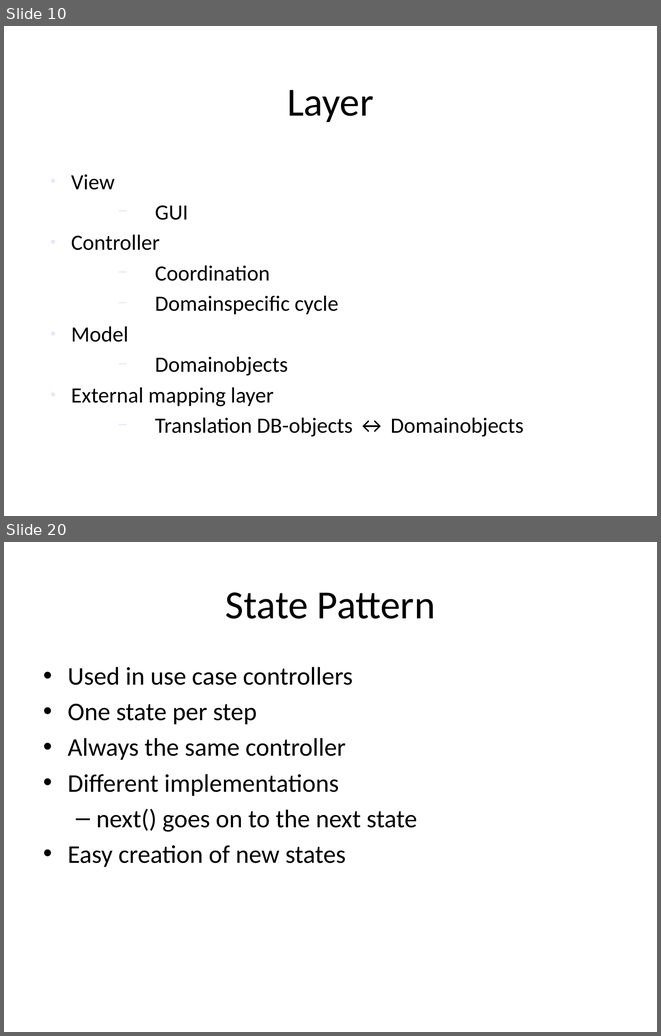
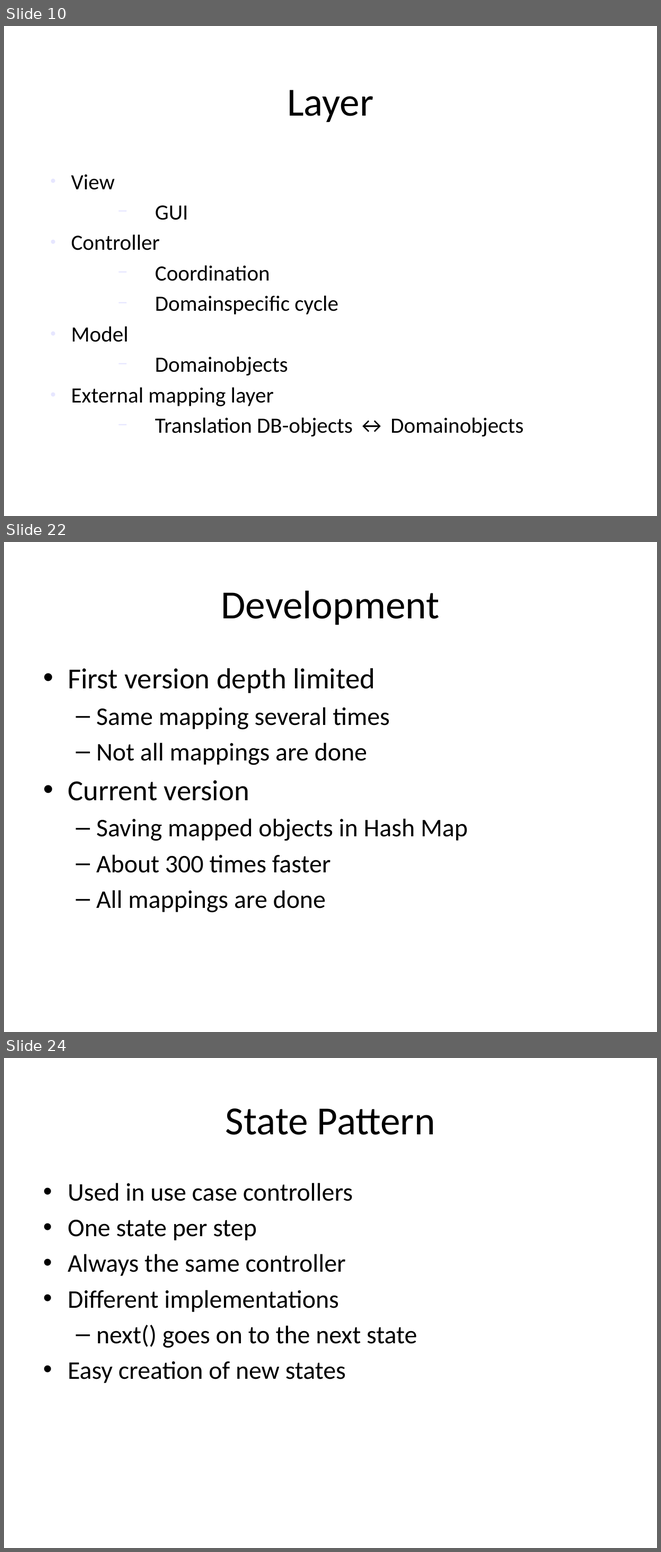
Before and after one commit to markusmo/HotelSoftware, a slide deck: Documentation/Praesentation/PresentationRoomanizer.pptx. Shown one above the other, each under a label of ours: slides 10 and 20 before the commit, slides 10, 22 and 24 after it; the slides between them are not shown. The pictures are 661x1036 and 661x1552 pixels, drawn with LibreOffice and Linux fonts; fonts in the diff are those of the drawing. Boxes give left, top, right and bottom in pixels: in the first picture for what was removed or moved away, otherwise in the second. Text is boxed around its words. In the diff, an @@ line names an element or a change of style, - is before the commit and + after.

```diff
--- a/Documentation/Praesentation/PresentationRoomanizer.pptx
+++ b/Documentation/Praesentation/PresentationRoomanizer.pptx
@@ slide 22 added at bbox=[4, 542, 657, 1032], background #FFFFFF @@
@@ title added at bbox=[221, 590, 440, 625], 44 pt, text #000000 @@
+Development
@@ text added at bbox=[68, 668, 468, 912], 28 pt, text #000000 @@
+• First version depth limited
+  – Same mapping several times
+  – Not all mappings are done
+• Current version
+  – Saving mapped objects in Hash Map
+  – About 300 times faster
+  – All mappings are done
@@ what was slide 20 is now slide 24 @@
```
Also in this commit, not shown: 9 slides changed, 6 other slides added, 3 slides removed, 15 other files.
